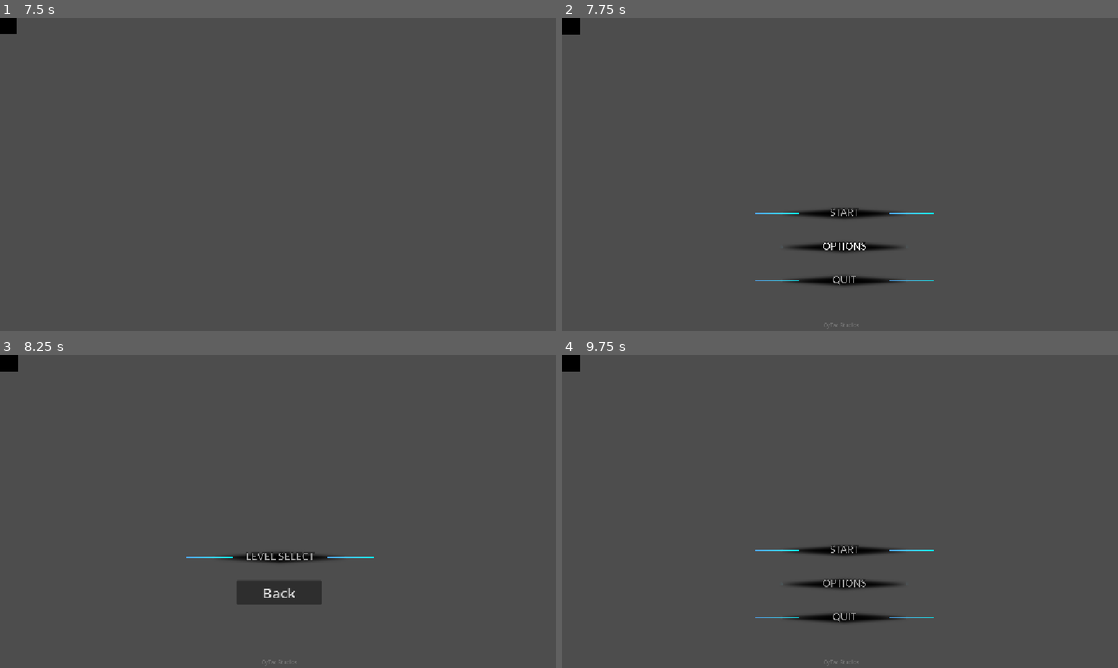
Above: before the commit, frames 1-4 (two rows, left to right).
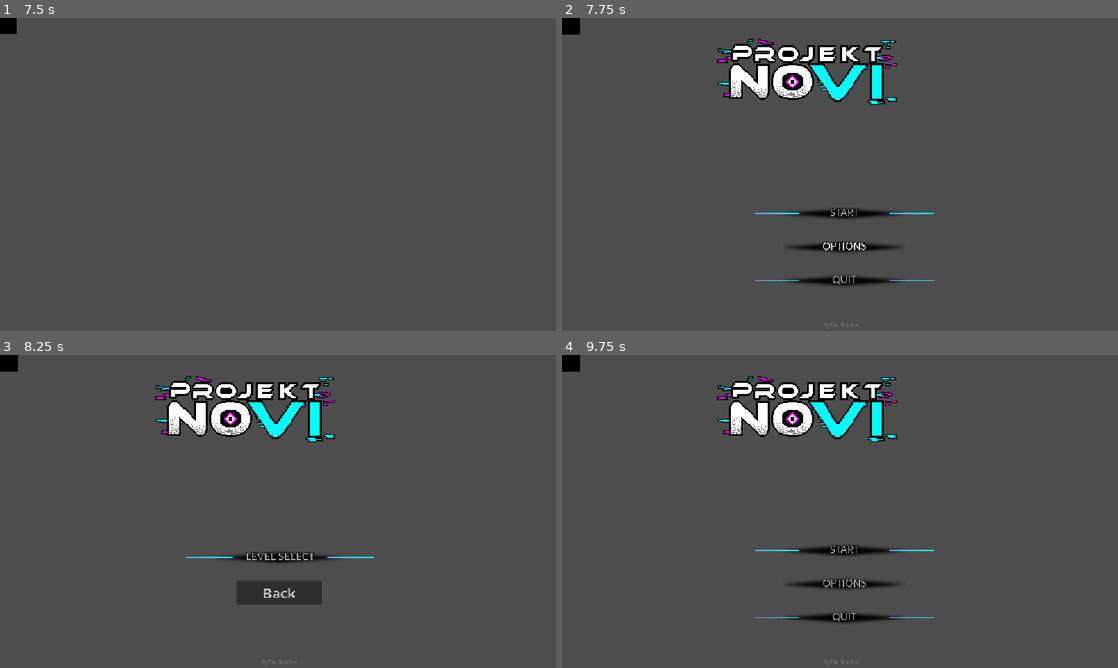
Above: after the commit, the same moments.

Repository: Shaheer-Abbasi/Projekt-Novi
Game: Godot game, scene res://Boot-Splash.tscn
Same seed, same stepped clock (60 frames per second), same inputs: the game is played once before the commit and once after it. Video files are missing from this copy of the repository; at most half a second of black plays in their place. Sound files missing from this copy of the repository are replaced by a short silence.
Inputs (mouse positions are in pixels of both pictures, inside the frame that each line leads up to):
- Up to frame 1 (7.5 s): tap Enter at 0.5, 3.5 s; move the mouse to (400, 158) at 0.52 s; hold D (right) 0.53-1.25 s; hold E (interact) 0.53-1.25 s; click (400, 158) at 0.67 s; tap Space at 0.77, 2, 3.77, 5.75, 6.77 s; drag from (166, 190) to (250, 237) at 1.27 s; move the mouse to (333, 105) at 2.02 s; hold D (right) 2.03-2.75 s; tap Keypad Enter at 2.1 s; click (333, 105) at 2.17 s; drag from (250, 237) to (111, 127) at 2.77 s; move the mouse to (444, 221) at 3.52 s; hold A (left) 3.53-4.25 s; tap R at 3.6 s; click (444, 221) at 3.67 s; tap Escape at 4.15 s; drag from (111, 127) to (194, 96) at 4.27 s; move the mouse to (305, 174) at 5.02 s; hold S (down) 5.03-5.75 s; tap 2 at 5.1 s; click (305, 174) at 5.17 s; drag from (194, 96) to (166, 190) at 5.77 s; move the mouse to (400, 158) at 6.52 s; hold W (up) 6.53-7.25 s; tap 4 at 6.6 s; click (400, 158) at 6.67 s; drag from (166, 190) to (250, 237) at 7.27 s
- Up to frame 2 (7.75 s): no input
- Up to frame 3 (8.25 s): click (283, 549) at 8 s
- Up to frame 4 (9.75 s): click (840, 558) at 8.75 s; click "Back" at 9.5 s

Frame 1 is identical in both runs. In frame 2, 3.8% of the frame differs, in the area x 27-61%, y 6-28%; in frame 3, 3.8%; in frame 4, 3.8%.

Commit message:
Replace main menu logo

Diff:
--- a/projekt-novi/scenes/MainMenuScenes/main_menu.tscn
+++ b/projekt-novi/scenes/MainMenuScenes/main_menu.tscn
@@ -18,6 +18,7 @@
 [ext_resource type="Texture2D" uid="uid://deube1dhvwcxi" path="res://assets/Buttons/Level_Select/LevelSelect_N.png" id="13_kyccw"]
 [ext_resource type="Texture2D" uid="uid://c2txaypqc5wqe" path="res://assets/Buttons/Level_Select/LevelSelect_P.png" id="14_jj6og"]
 [ext_resource type="Texture2D" uid="uid://cce6fsv8bfjtc" path="res://assets/Buttons/Level_Select/LevelSelect_H.png" id="15_rer4v"]
+[ext_resource type="Texture2D" path="res://assets/Background/ProjektNoVI_Logo_New.png" id="16_newlogo"]
 
 [sub_resource type="StyleBoxLine" id="StyleBoxLine_py7os"]
 color = Color(1, 1, 1, 1)
@@ -55,6 +56,17 @@
 stream = ExtResource("3_460oo")
 autoplay = true
 loop = true
+
+[node name="NewLogo" type="TextureRect" parent="."]
+layout_mode = 0
+offset_left = 318.0
+offset_top = 42.0
+offset_right = 868.0
+offset_bottom = 190.0
+mouse_filter = 2
+texture = ExtResource("16_newlogo")
+expand_mode = 1
+stretch_mode = 5
 
 [node name="MainButtons" type="VBoxContainer" parent="." unique_id=1759019988]
 visible = false
Binary file added: projekt-novi/assets/Background/ProjektNoVI_Logo_New.png
